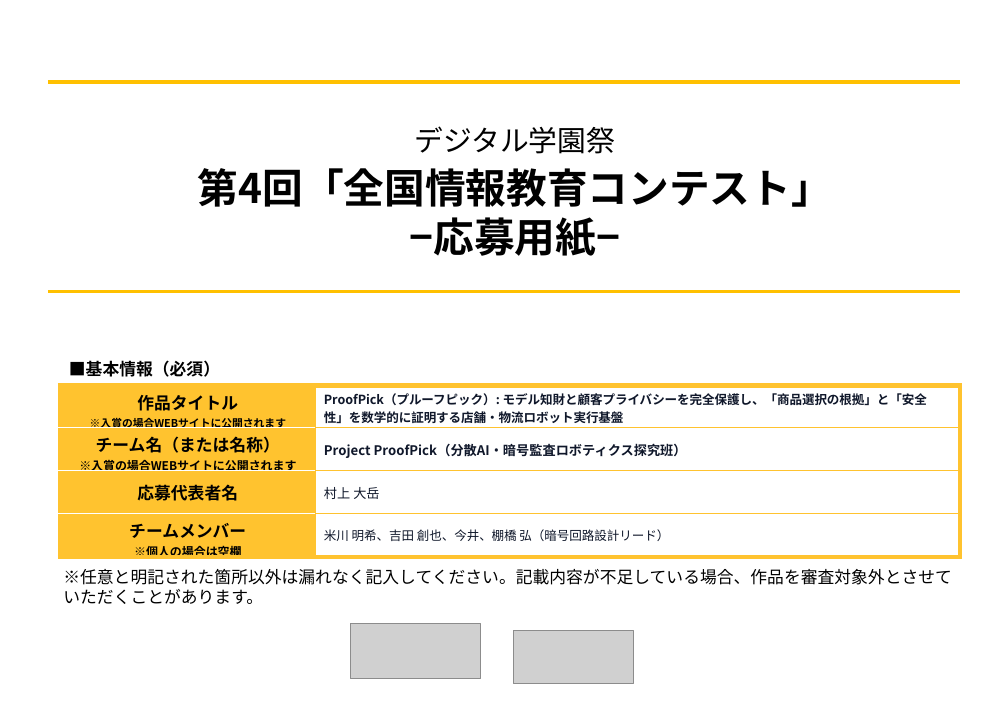
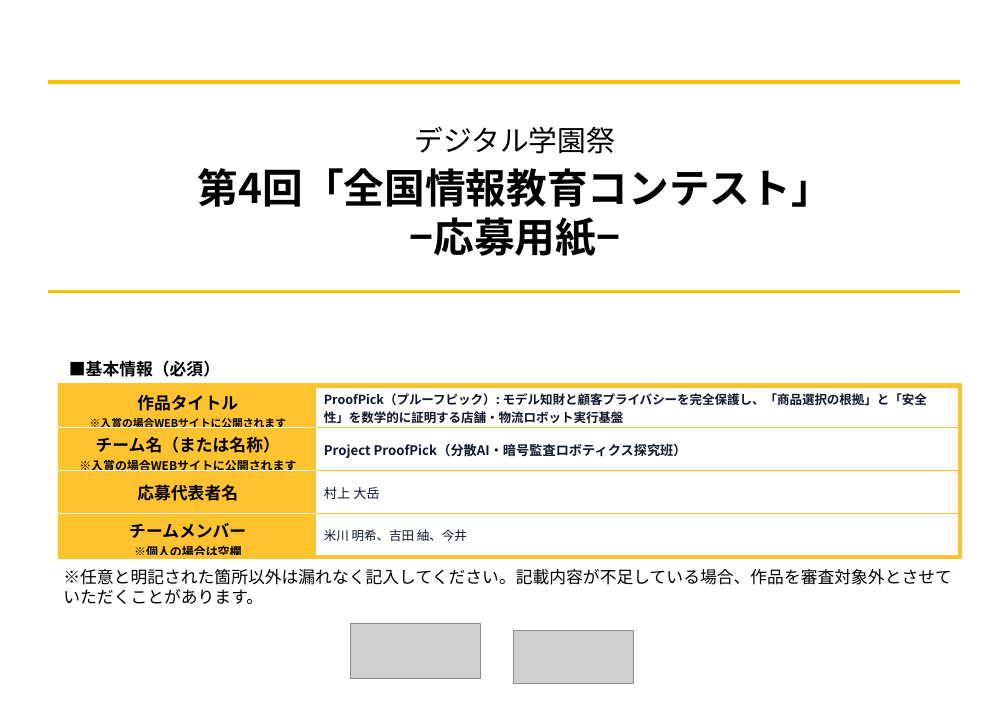
Before and after one commit to sururu-k/ProofPick, a slide deck: slide 1 of submission/zenjyocon_entry_sheet_2026.pptx. Drawn at 1008x713 pixels with LibreOffice and Linux fonts; fonts in the diff are those of the drawing; grey boxes stand for pictures. Boxes give left, top, right and bottom in pixels: in the first picture for what was removed or moved away, otherwise in the second. Text is boxed around its words. In the diff, an @@ line names an element or a change of style, - is before the commit and + after.

```diff
--- a/submission/zenjyocon_entry_sheet_2026.pptx
+++ b/submission/zenjyocon_entry_sheet_2026.pptx
@@ table at <box>60,385,961,668</box> @@
-row 4, column 2: 米川 明希、吉田 創也、今井、棚橋 弘（暗号回路設計リード）
+row 4, column 2: 米川 明希、吉田 紬、今井
```
Also in this commit, not shown: 5 other files.
